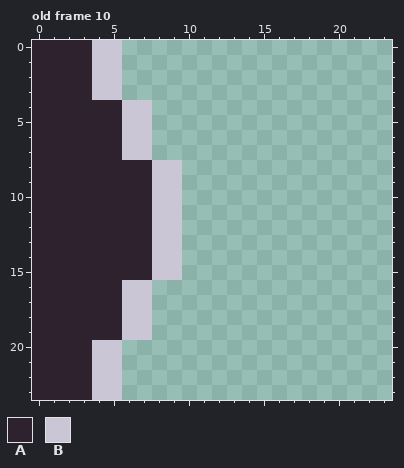
Two states of a pixel-art file, games/Phaser-Snake-Game/public/assets/sprites/wrapBlockAnim.aseprite. This is how it looked before the edit.
24x24 pixels, 24 frames. Shown: old frame 10. The commit also changed other frames, which this record leaves out.
Palette (. is transparent): A #2e222f  B #cbc6d5
Pixels before, old frame 10, first column x 0:
 0 AAAABB....
 1 AAAABB....
 2 AAAABB....
 3 AAAABB....
 4 AAAAAABB..
 5 AAAAAABB..
 6 AAAAAABB..
 7 AAAAAABB..
 8 AAAAAAAABB
 9 AAAAAAAABB
10 AAAAAAAABB
11 AAAAAAAABB
12 AAAAAAAABB
13 AAAAAAAABB
14 AAAAAAAABB
15 AAAAAAAABB
16 AAAAAABB..
17 AAAAAABB..
18 AAAAAABB..
19 AAAAAABB..
20 AAAABB....
21 AAAABB....
22 AAAABB....
23 AAAABB....
New version:
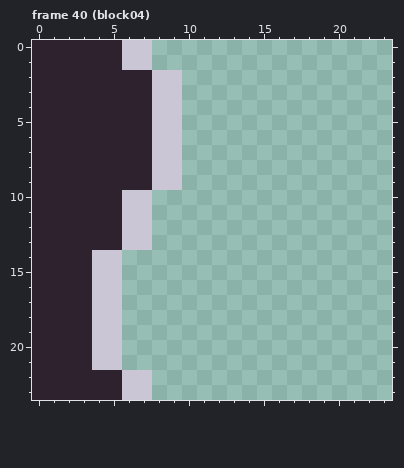
A new or re-ordered frame is compared with the old frame closest to it.
From the commit log: Animated Wrap Blocks -added new frames/animation to wrap blocks (are now 12 frames each instead of 3)
Edits made:
frames 24 -> 96
Frame 40 (block04) is new; against old frame 10:
y 0..1: x 4..7 BB.. -> AABB
y 2..3: x 4..9 BB.... -> AAAABB
y 4..7: x 6..9 BB.. -> AABB
y 10..13: x 6..9 AABB -> BB..
y 14..15: x 4..9 AAAABB -> BB....
y 16..19: x 4..7 AABB -> BB..
y 22..23: x 4..7 BB.. -> AABB
